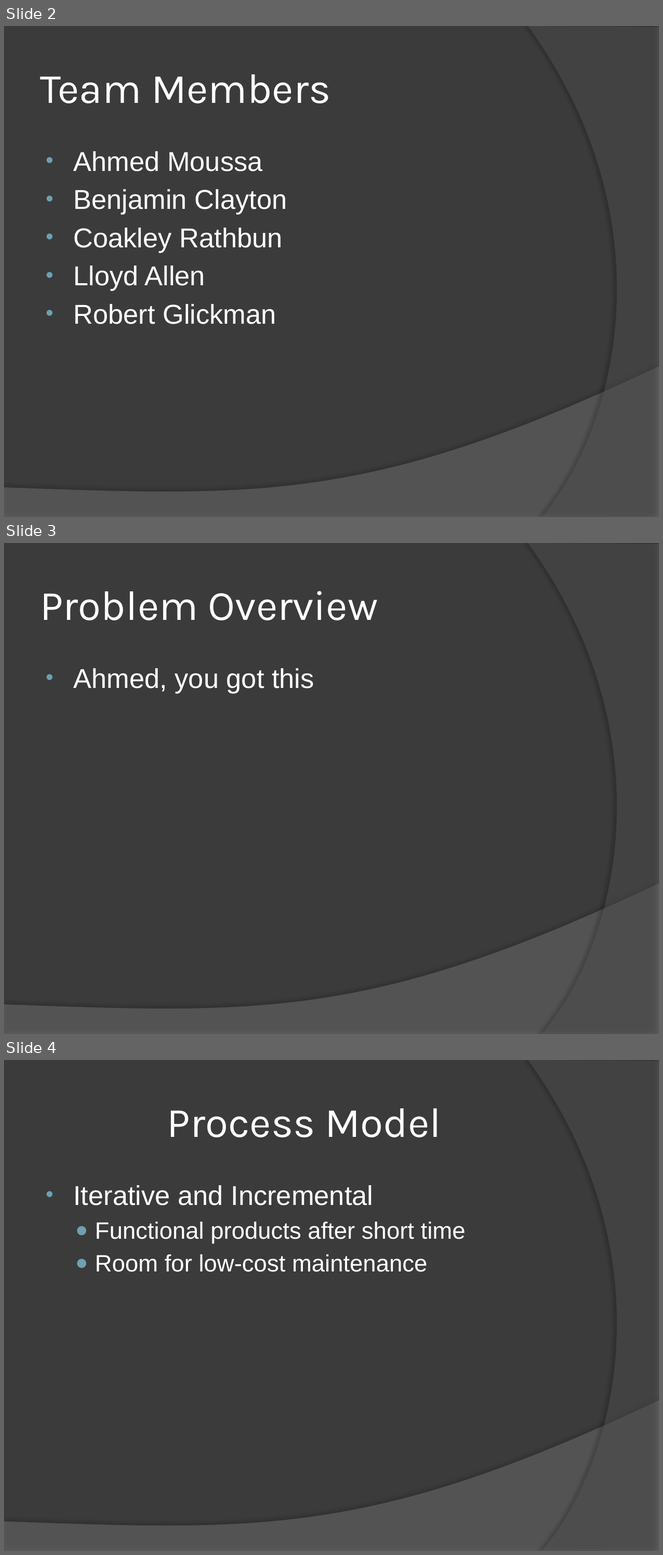
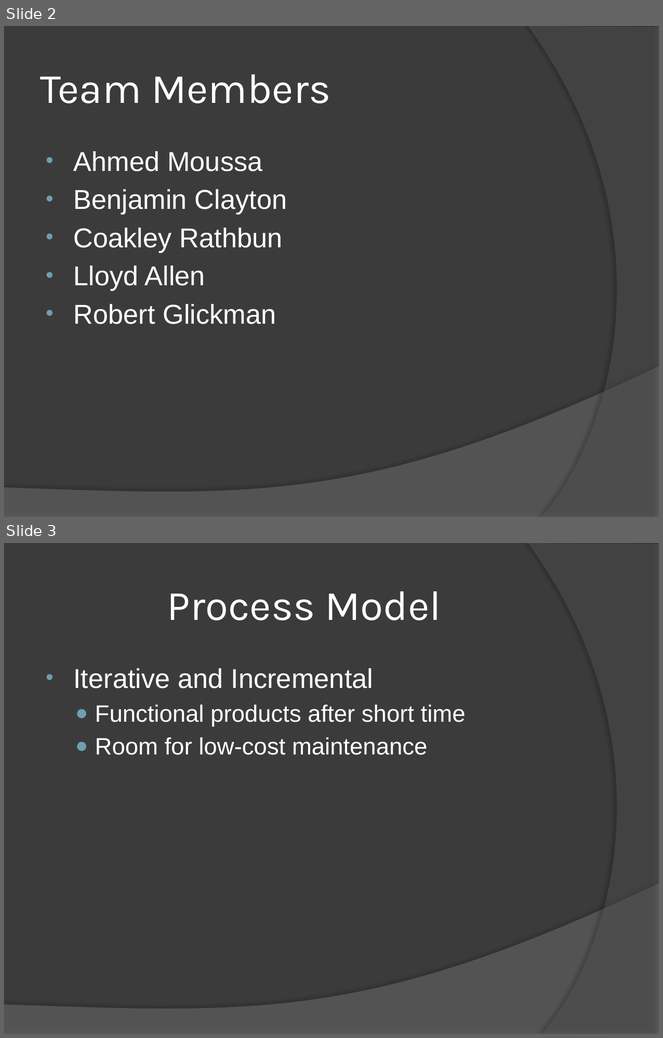
Before and after one commit to bsclayt1/CSE360-Project, a slide deck: Presentation/Presentation.pptx. Shown one above the other, each under a label of ours: slides 2, 3 and 4 before the commit, slides 2 and 3 after it. The pictures are 663x1555 and 663x1038 pixels, drawn with LibreOffice and Linux fonts; fonts in the diff are those of the drawing. Boxes give left, top, right and bottom in pixels: in the first picture for what was removed or moved away, otherwise in the second. Text is boxed around its words. In the diff, an @@ line names an element or a change of style, - is before the commit and + after.

```diff
--- a/Presentation/Presentation.pptx
+++ b/Presentation/Presentation.pptx
@@ slide 3 removed at [4, 543, 659, 1034], background #3B3B3B; not listed: 2 template elements that a slide beside it also shows @@
@@ title removed at [40, 591, 378, 620] @@
-Problem Overview
@@ text removed at [73, 668, 314, 694] @@
-• Ahmed, you got this
@@ what was slide 4 is now slide 3 @@
```
Also in this commit, not shown: 6 slides changed, 4 slides added, 1 other slide removed, 3 other files.
